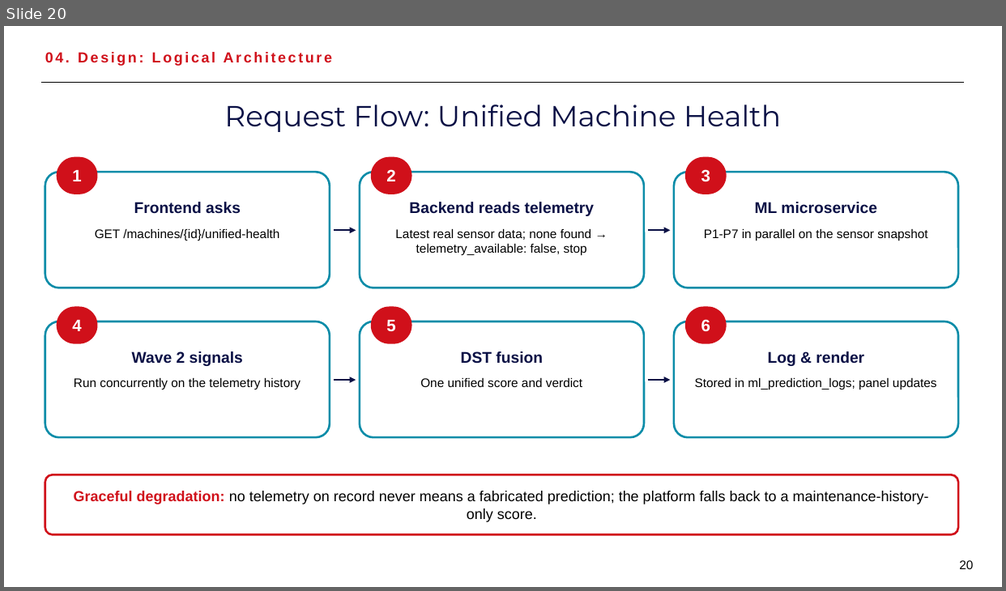
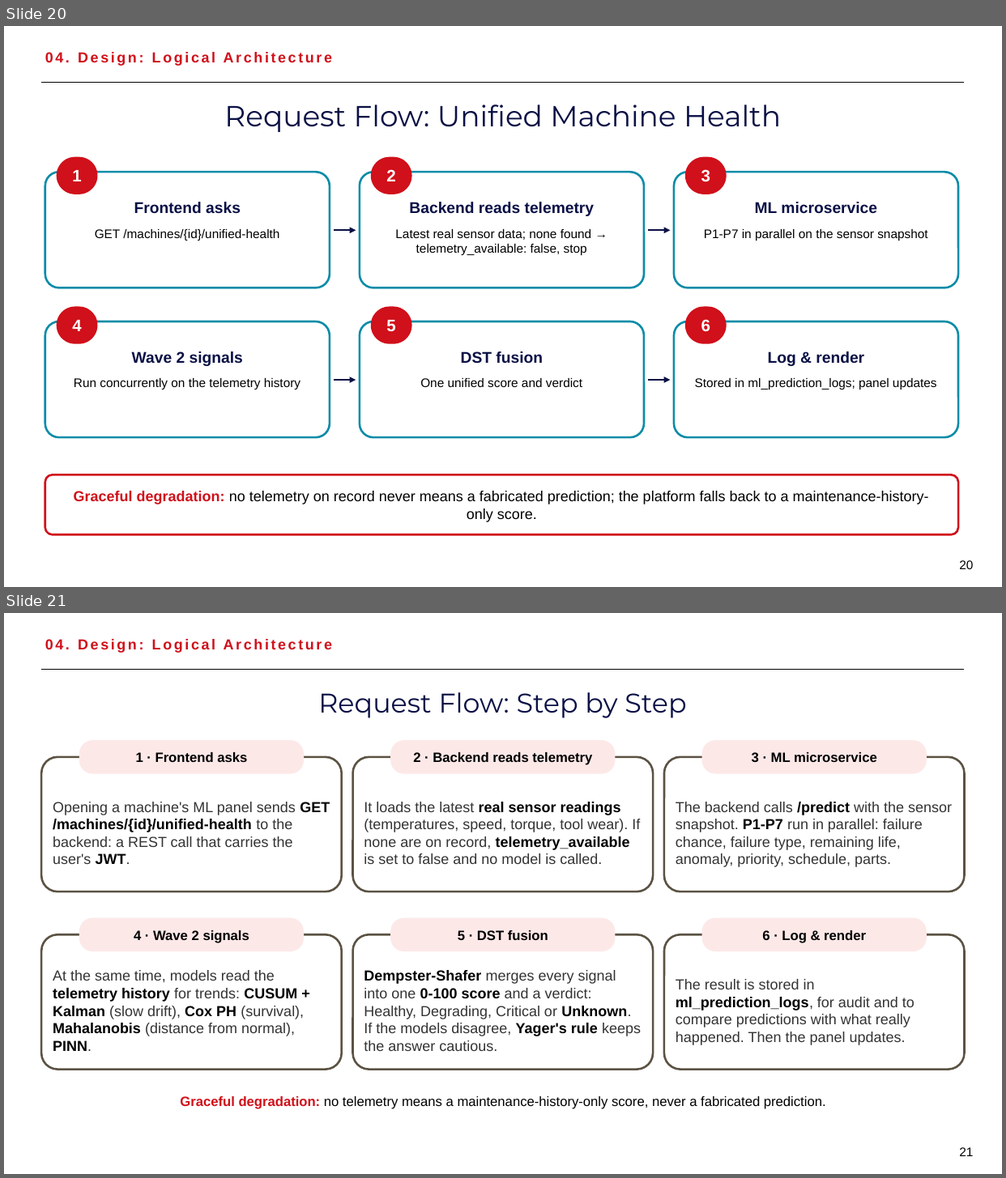
Before and after one commit to hamzAmbarki2/EAMSagemCOm, a slide deck: presentation/technical_defense_final_v2.pptx. Shown one above the other, each under a label of ours: slide 20 before the commit, slides 20 and 21 after it. The pictures are 1006x591 and 1006x1178 pixels, drawn with LibreOffice and Linux fonts; fonts in the diff are those of the drawing. Boxes give left, top, right and bottom in pixels: in the first picture for what was removed or moved away, otherwise in the second. Text is boxed around its words. In the diff, an @@ line names an element or a change of style, - is before the commit and + after.

```diff
--- a/presentation/technical_defense_final_v2.pptx
+++ b/presentation/technical_defense_final_v2.pptx
@@ slide 21 added at (4, 613, 1002, 1174), background #FFFFFF @@
@@ text added at (45, 639, 332, 653), 14 pt, text #D0101A, bold @@
+04. Design: Logical Architecture
@@ line added from (41, 669) to (965, 669), #000000 1 pt @@
@@ text added at (318, 692, 686, 718), 26 pt, text #0A1045 @@
+Request Flow: Step by Step
@@ rounded rectangle added at (41, 757, 342, 892), outline #5B5243 2 pt @@
@@ rounded rectangle added at (79, 740, 304, 774), fill #FDE8E8, 13 pt, text #000000, bold @@
+1 · Frontend asks
@@ rounded rectangle added at (353, 757, 653, 892), outline #5B5243 2 pt @@
@@ rounded rectangle added at (391, 740, 616, 774), fill #FDE8E8, 13 pt, text #000000, bold @@
+2 · Backend reads telemetry
@@ rounded rectangle added at (664, 757, 965, 892), outline #5B5243 2 pt @@
@@ rounded rectangle added at (701, 740, 927, 774), fill #FDE8E8, 13 pt, text #000000, bold @@
+3 · ML microservice
@@ text added at (53, 802, 330, 864), 14 pt, text #333333 @@
+Opening a machine's ML panel sends GET /machines/{id}/unified-health to the backend: a REST call that carries the user's JWT.
@@ text added at (364, 802, 640, 864), 14 pt, text #333333 @@
+It loads the latest real sensor readings (temperatures, speed, torque, tool wear). If none are on record, telemetry_available is set to false and no model is called.
@@ text added at (675, 802, 952, 867), 14 pt, text #333333 @@
+The backend calls /predict with the sensor snapshot. P1-P7 run in parallel: failure chance, failure type, remaining life, anomaly, priority, schedule, parts.
@@ rounded rectangle added at (79, 918, 304, 952), fill #FDE8E8, 13 pt, text #000000, bold @@
+4 · Wave 2 signals
@@ rounded rectangle added at (391, 918, 616, 952), fill #FDE8E8, 13 pt, text #000000, bold @@
+5 · DST fusion
@@ rounded rectangle added at (701, 918, 927, 952), fill #FDE8E8, 13 pt, text #000000, bold @@
+6 · Log & render
@@ rounded rectangle added at (41, 935, 342, 1070), outline #5B5243 2 pt @@
@@ rounded rectangle added at (353, 935, 653, 1070), outline #5B5243 2 pt @@
@@ rounded rectangle added at (664, 935, 965, 1070), outline #5B5243 2 pt @@
@@ text added at (53, 970, 304, 1051), 14 pt, text #333333 @@
+At the same time, models read the telemetry history for trends: CUSUM + Kalman (slow drift), Cox PH (survival), Mahalanobis (distance from normal), PINN.
@@ text added at (364, 970, 641, 1051), 14 pt, text #333333 @@
+Dempster-Shafer merges every signal into one 0-100 score and a verdict: Healthy, Degrading, Critical or Unknown. If the models disagree, Yager's rule keeps the answer cautious.
@@ text added at (675, 979, 914, 1046), 14 pt, text #333333 @@
+The result is stored in ml_prediction_logs, for audit and to compare predictions with what really happened. Then the panel updates.
@@ text added at (180, 1097, 826, 1110), 13 pt, text #000000 @@
+Graceful degradation: no telemetry means a maintenance-history-only score, never a fabricated prediction.
@@ text added at (959, 1148, 973, 1157), 12 pt, text #000000 @@
+21
```
Also in this commit, not shown: 17 slides changed.
